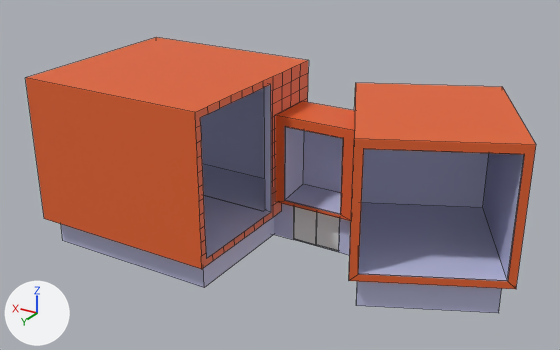
Two versions of the Blender file GameDesign2_Game2/Assets/Blender/Jonah/needs glass/building2.blend, one commit apart.
Before and after are seen from a 50 mm camera at (-178.8, 223.3, 144.5) aimed at (-42.4, -4.0, 30.8). Arrows for +X, +Y and +Z are at lower left; the lights stay in place. Mesh edges are drawn as thin lines.
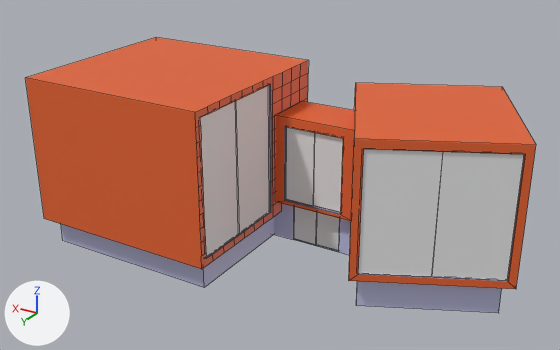
The change, as a diff of the scene's bpy script:
```diff
--- a/GameDesign2_Game2/Assets/Blender/Jonah/needs glass/building2.blend.py
+++ b/GameDesign2_Game2/Assets/Blender/Jonah/needs glass/building2.blend.py
@@ ob_cube_003 @@
+ob_cube_003 = bpy.data.objects.new('Cube.003', me_cube.copy())  # the mesh of ob_cube
+ob_cube_003.location = (-113.8, 21.1, 36.0)
+ob_cube_003.rotation_euler = (0.0, 0.0, 0.445)  # degrees (0, 0, 25)
+ob_cube_003.scale = (24.5, 0.25, 22.0)
@@ ob_cube_002 @@
+ob_cube_002 = bpy.data.objects.new('Cube.002', me_cube.copy())  # the mesh of ob_cube
+ob_cube_002.location = (-50.2, 15.5, 39.0)
+ob_cube_002.rotation_euler = (0.0, 0.0, 1.571)  # degrees (0, 0, 90)
+ob_cube_002.scale = (21.2, 0.25, 25.5)
@@ ob_cube_001 @@
+ob_cube_001 = bpy.data.objects.new('Cube.001', me_cube.copy())  # the mesh of ob_cube
+ob_cube_001.location = (-53.2, 3.0, 33.1)
+ob_cube_001.scale = (12.0, 0.25, 15.0)
```

What differs and where, as boxes (x1, y1, x2, y2) in the pictures (560 x 350 px):
'Cube.003', added
    after: (358, 149, 524, 280)
'Cube.002', added
    after: (200, 85, 270, 257)
'Cube.001', added
    after: (286, 127, 343, 213)
